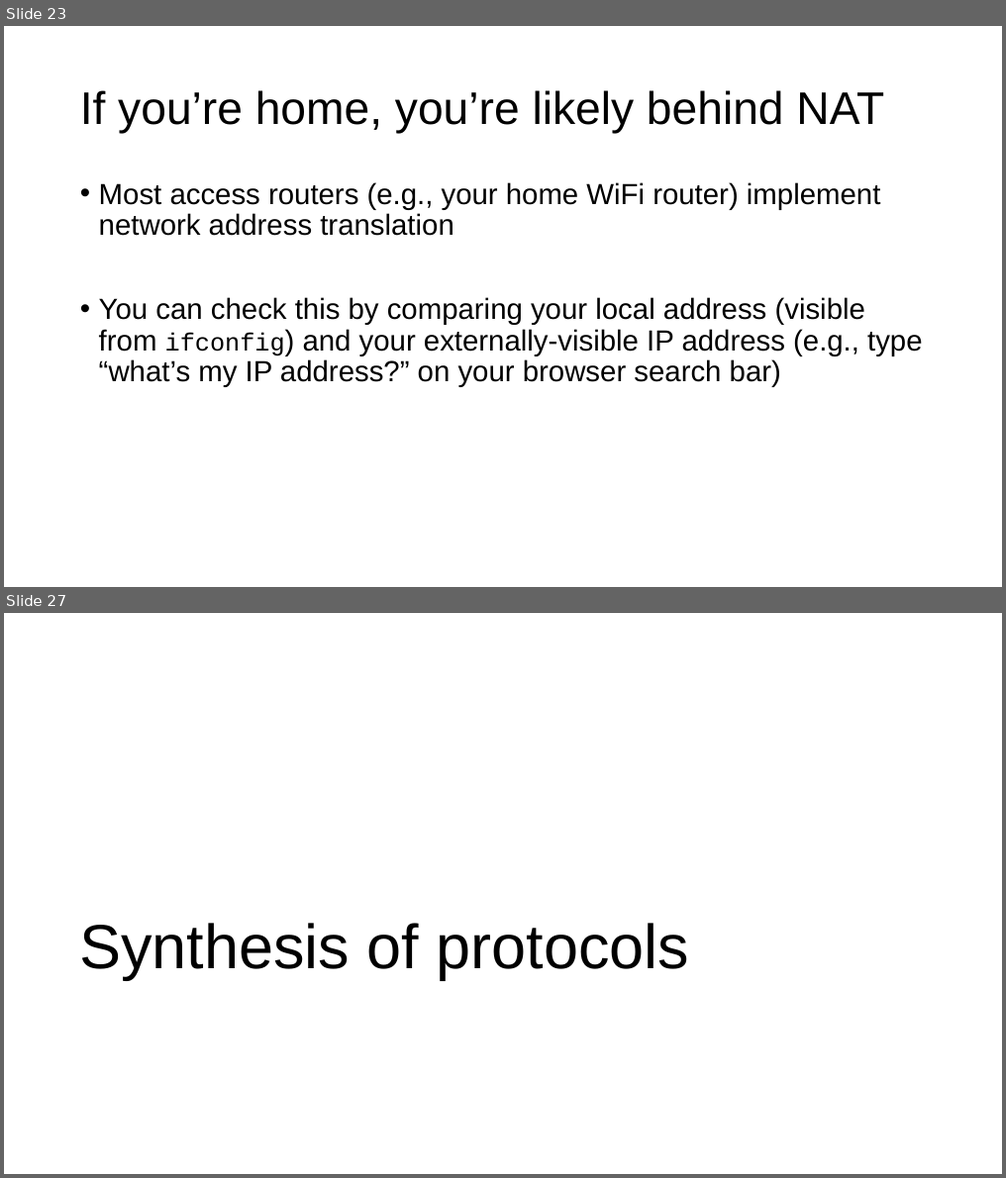
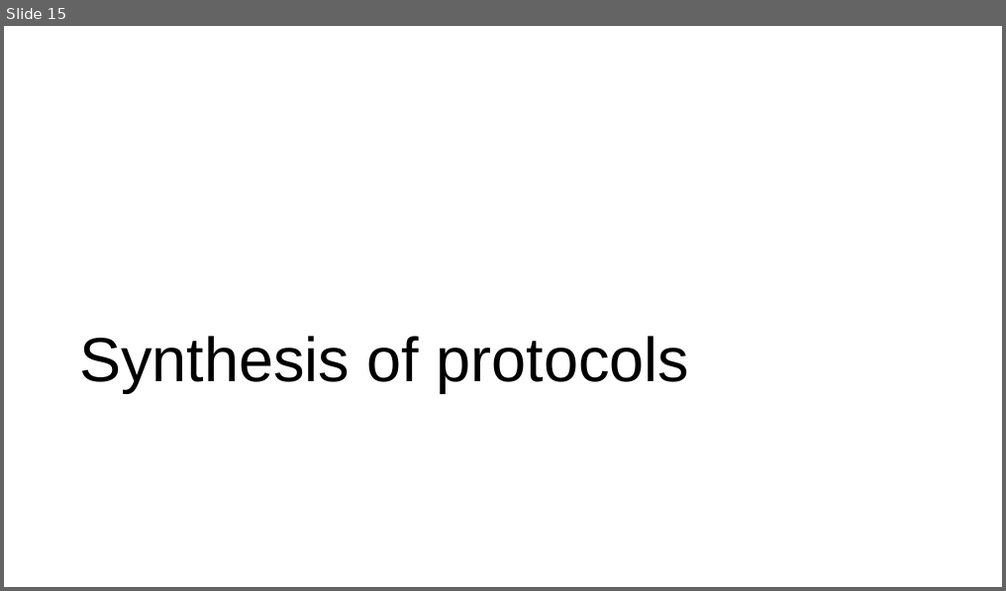
Before and after one commit to ngsrinivas/coursegen, a slide deck: ex/352-F24/staging/352-F24/lectures/26-net-routing-protocols.pptx. Shown one above the other, each under a label of ours: slides 23 and 27 before the commit, slide 15 after it; the slides between them are not shown. The pictures are 1006x1178 and 1006x591 pixels, drawn with LibreOffice and Linux fonts; fonts in the diff are those of the drawing. Boxes give left, top, right and bottom in pixels: in the first picture for what was removed or moved away, otherwise in the second. Text is boxed around its words. In the diff, an @@ line names an element or a change of style, - is before the commit and + after.

```diff
--- a/ex/352-F24/staging/352-F24/lectures/26-net-routing-protocols.pptx
+++ b/ex/352-F24/staging/352-F24/lectures/26-net-routing-protocols.pptx
@@ slide 23 removed at bbox=[4, 26, 1002, 587], background #FFFFFF @@
@@ title removed at bbox=[80, 90, 884, 134] @@
-If you’re home, you’re likely behind NAT
@@ text removed at bbox=[99, 182, 922, 387] @@
-• Most access routers (e.g., your home WiFi router) implement network address translation
-• You can check this by comparing your local address (visible from ifconfig) and your externally-visible IP address (e.g., type “what’s my IP address?” on your browser search bar)
@@ what was slide 27 is now slide 15 @@
```
Also in this commit, not shown: 11 other slides removed, 1 other file.
